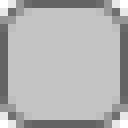
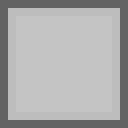
Two versions of the same layered image (128x128). Layer-by-layer changes:
painted on "Rounded Rectangle 1" over [0, 0, 128, 128]
